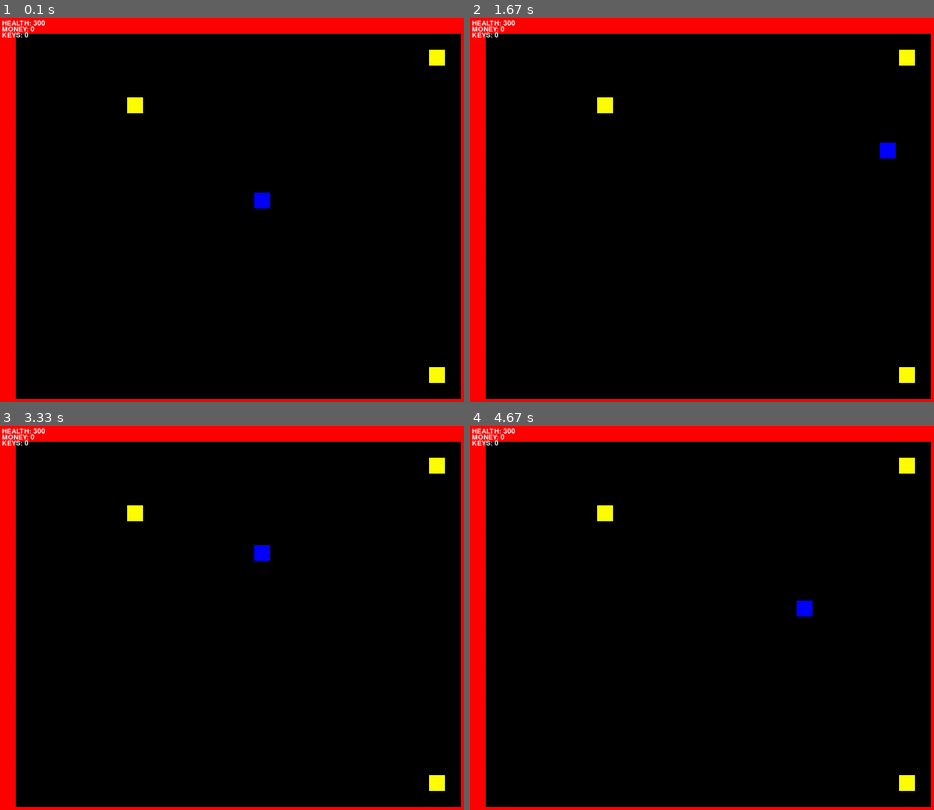
Above: before the commit, frames 1-4 (two rows, left to right).
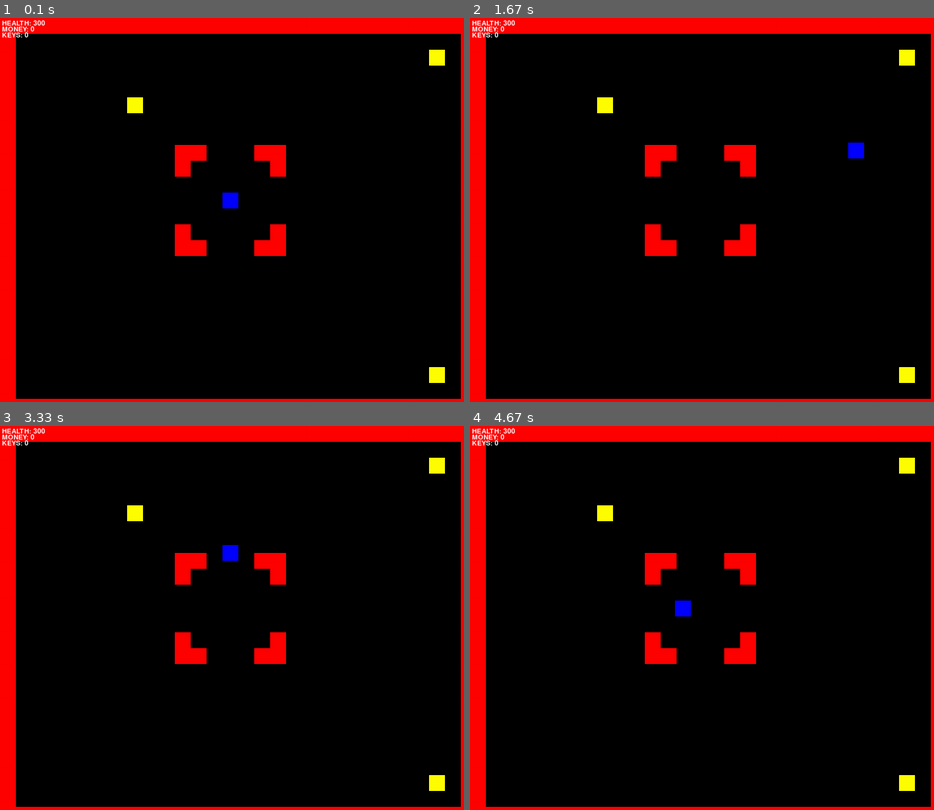
Above: after the commit, the same moments.

Repository: cduck1/dukecw-classwork
Game: pygame game, started from Tile Game/Tile Movement Game.py
The game is run twice, just before and just after one commit, with the same random seed, the same clock (stepped at 60 frames per second) and the same inputs.
Inputs:
- Up to frame 1 (0.1 s): no input
- Up to frame 2 (1.67 s): hold Right 0.33-0.8 s; hold Up 0.83-1.13 s; hold Right 1.17-1.63 s
- Up to frame 3 (3.33 s): hold Left 1.67-2.2 s; hold Down 2.23-2.53 s; hold Left 2.57-2.97 s; hold Up from 3 s (still down)
- Up to frame 4 (4.67 s): release Up at 3.37 s; hold Right 3.4-4.03 s; hold Down 4.07-4.43 s; hold Left from 4.47 s (still down)

The runs differ from the first frame. In frame 1, 2.0% of the frame differs, in the area x 37-62%, y 33-62%; in frame 2, 2.0%, in the area x 37-92%, y 32-62%; in frame 3, 1.9%; in frame 4, 2.0%.

Commit message:
Update Tile Movement Game.py
Some map design start

Diff:
--- a/Tile Game/Tile Movement Game.py
+++ b/Tile Game/Tile Movement Game.py
@@ -263,13 +263,13 @@
             1,0,0,0,0,0,0,0,4,0,0,0,0,0,0,0,0,0,0,0,0,0,0,0,0,0,0,0,0,1,
             1,0,0,0,0,0,0,0,0,0,0,0,0,0,0,0,0,0,0,0,0,0,0,0,0,0,0,0,0,1,
             1,0,0,0,0,0,0,0,0,0,0,0,0,0,0,0,0,0,0,0,0,0,0,0,0,0,0,0,0,1,
-            1,0,0,0,0,0,0,0,0,0,0,0,0,0,0,0,0,0,0,0,0,0,0,0,0,0,0,0,0,1,
-            1,0,0,0,0,0,0,0,0,0,0,0,0,0,0,0,0,0,0,0,0,0,0,0,0,0,0,0,0,1,
-            1,0,0,0,0,0,0,0,0,0,0,0,0,0,0,0,0,0,0,0,0,0,0,0,0,0,0,0,0,1,
-            1,0,0,0,0,0,0,0,0,0,0,0,0,0,0,0,3,0,0,0,0,0,0,0,0,0,0,0,0,1,
-            1,0,0,0,0,0,0,0,0,0,0,0,0,0,0,0,0,0,0,0,0,0,0,0,0,0,0,0,0,1,
-            1,0,0,0,0,0,0,0,0,0,0,0,0,0,0,0,0,0,0,0,0,0,0,0,0,0,0,0,0,1,
-            1,0,0,0,0,0,0,0,0,0,0,0,0,0,0,0,0,0,0,0,0,0,0,0,0,0,0,0,0,1,
+            1,0,0,0,0,0,0,0,0,0,0,2,2,0,0,0,2,2,0,0,0,0,0,0,0,0,0,0,0,1,
+            1,0,0,0,0,0,0,0,0,0,0,2,0,0,0,0,0,2,0,0,0,0,0,0,0,0,0,0,0,1,
+            1,0,0,0,0,0,0,0,0,0,0,0,0,0,0,0,0,0,0,0,0,0,0,0,0,0,0,0,0,1,
+            1,0,0,0,0,0,0,0,0,0,0,0,0,0,3,0,0,0,0,0,0,0,0,0,0,0,0,0,0,1,
+            1,0,0,0,0,0,0,0,0,0,0,0,0,0,0,0,0,0,0,0,0,0,0,0,0,0,0,0,0,1,
+            1,0,0,0,0,0,0,0,0,0,0,2,0,0,0,0,0,2,0,0,0,0,0,0,0,0,0,0,0,1,
+            1,0,0,0,0,0,0,0,0,0,0,2,2,0,0,0,2,2,0,0,0,0,0,0,0,0,0,0,0,1,
             1,0,0,0,0,0,0,0,0,0,0,0,0,0,0,0,0,0,0,0,0,0,0,0,0,0,0,0,0,1,
             1,0,0,0,0,0,0,0,0,0,0,0,0,0,0,0,0,0,0,0,0,0,0,0,0,0,0,0,0,1,
             1,0,0,0,0,0,0,0,0,0,0,0,0,0,0,0,0,0,0,0,0,0,0,0,0,0,0,0,0,1,
